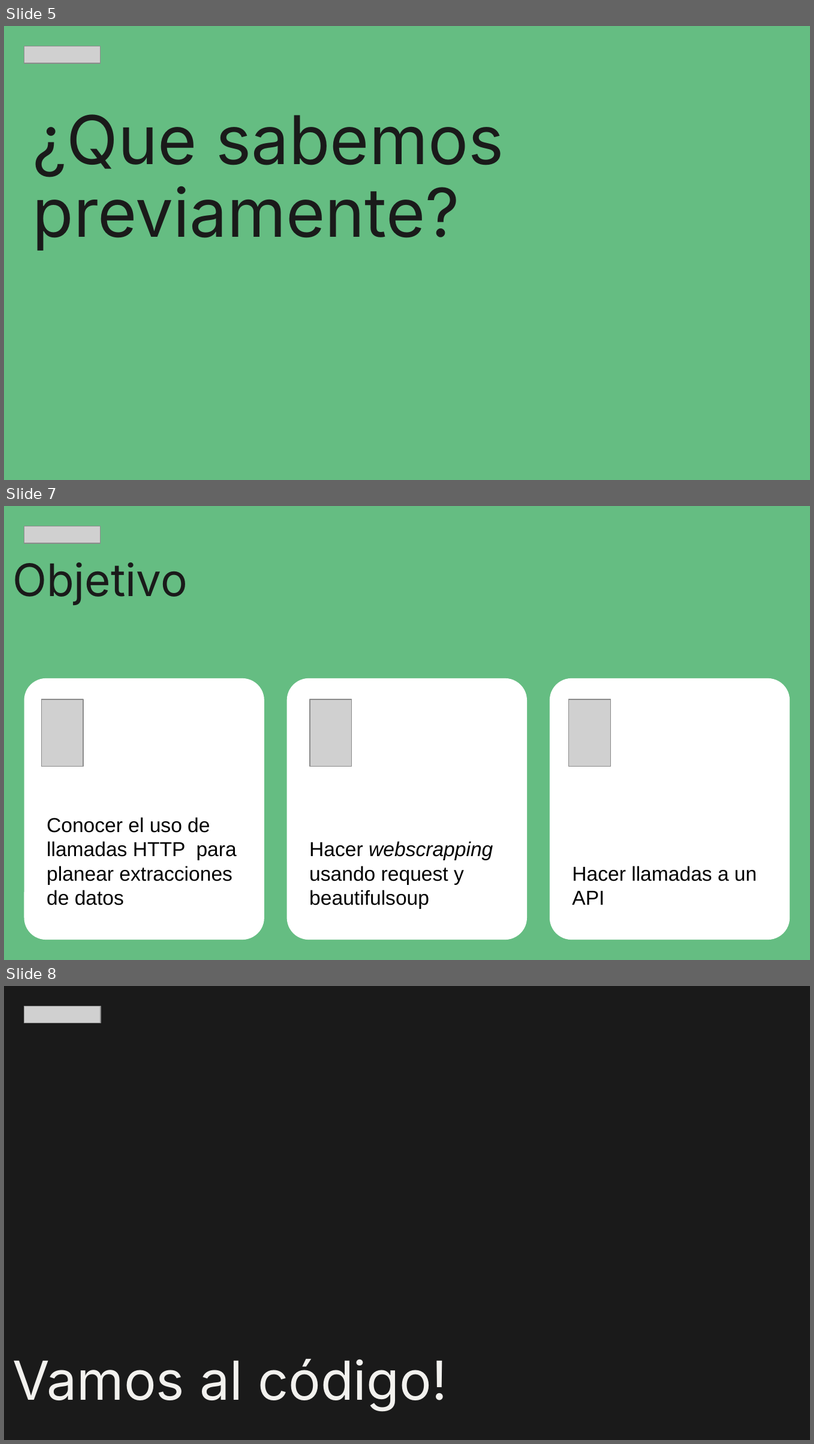
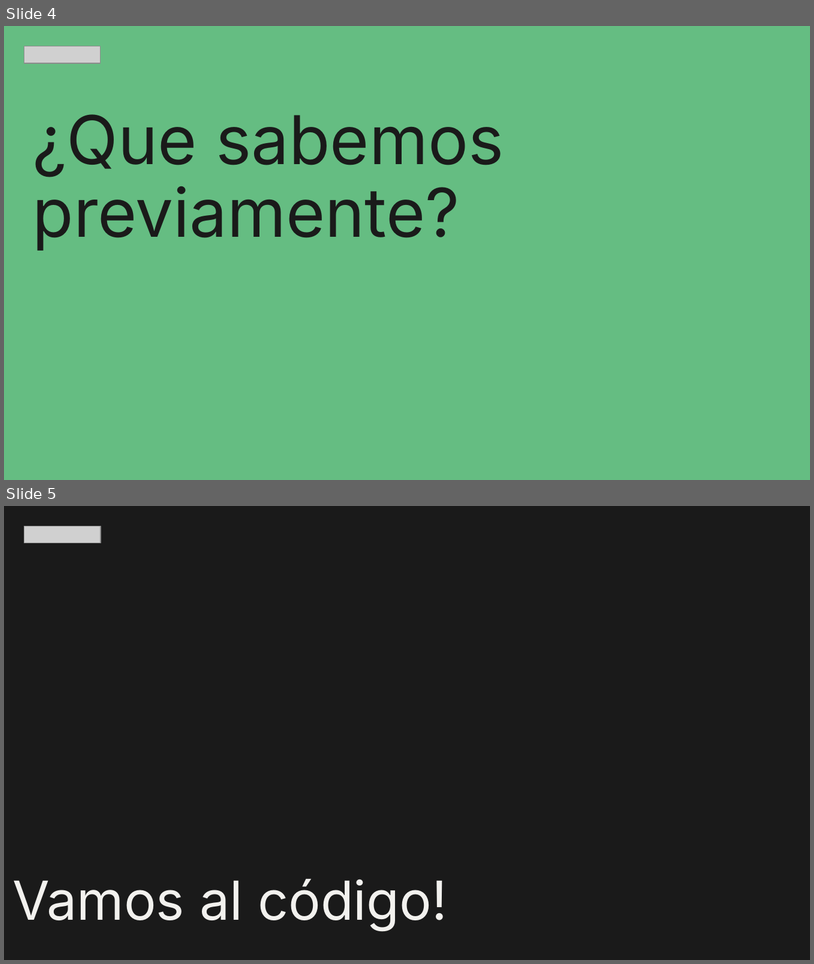
Before and after one commit to zyntonyson/bootcamp_ds_da, a slide deck: 08-data-retrieval/17-SQL.pptx. Shown one above the other, each under a label of ours: slides 5, 7 and 8 before the commit, slides 4 and 5 after it; the slides between them are not shown. The pictures are 814x1444 and 814x964 pixels, drawn with LibreOffice and Linux fonts; fonts in the diff are those of the drawing; grey boxes stand for pictures. Boxes give left, top, right and bottom in pixels: in the first picture for what was removed or moved away, otherwise in the second. Text is boxed around its words. In the diff, an @@ line names an element or a change of style, - is before the commit and + after.

```diff
--- a/08-data-retrieval/17-SQL.pptx
+++ b/08-data-retrieval/17-SQL.pptx
@@ slide 7 removed at [4, 506, 810, 960], background #65BD82 @@
@@ picture removed at [24, 526, 101, 543] @@
@@ title removed at [12, 562, 188, 605] @@
-Objetivo
@@ rounded rectangle removed at [24, 679, 264, 940] @@
-Conocer el uso de llamadas HTTP para planear extracciones de datos
@@ rounded rectangle removed at [287, 679, 527, 940] @@
-Hacer webscrapping usando request y beautifulsoup
@@ rounded rectangle removed at [550, 679, 790, 940] @@
-Hacer llamadas a un API
@@ picture removed at [41, 700, 83, 766] @@
@@ picture removed at [309, 700, 351, 766] @@
@@ picture removed at [569, 700, 611, 766] @@
@@ what was slide 5 is now slide 4 @@
@@ what was slide 8 is now slide 5 @@
```
Also in this commit, not shown: 1 slide changed, 3 slides added, 4 other slides removed, 8 other files.
